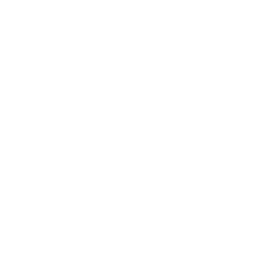
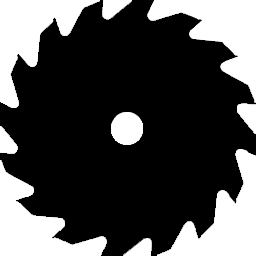
Comparing the layer stacks of the two 256x256 images. Changes:
hid "Layer 1 copy" over [0, 0, 256, 256]
showed "Layer 1", painted on it over [0, 0, 256, 256]
